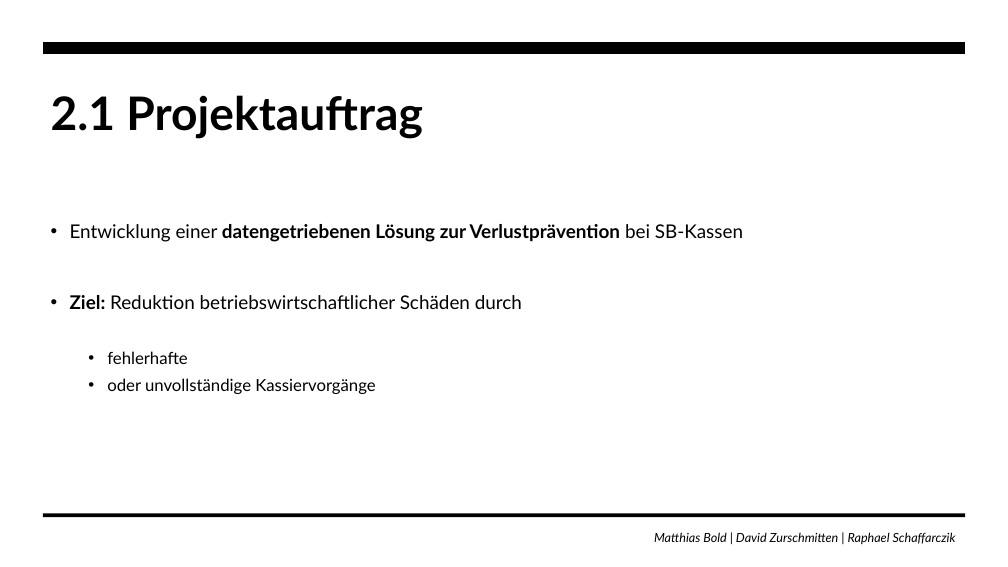
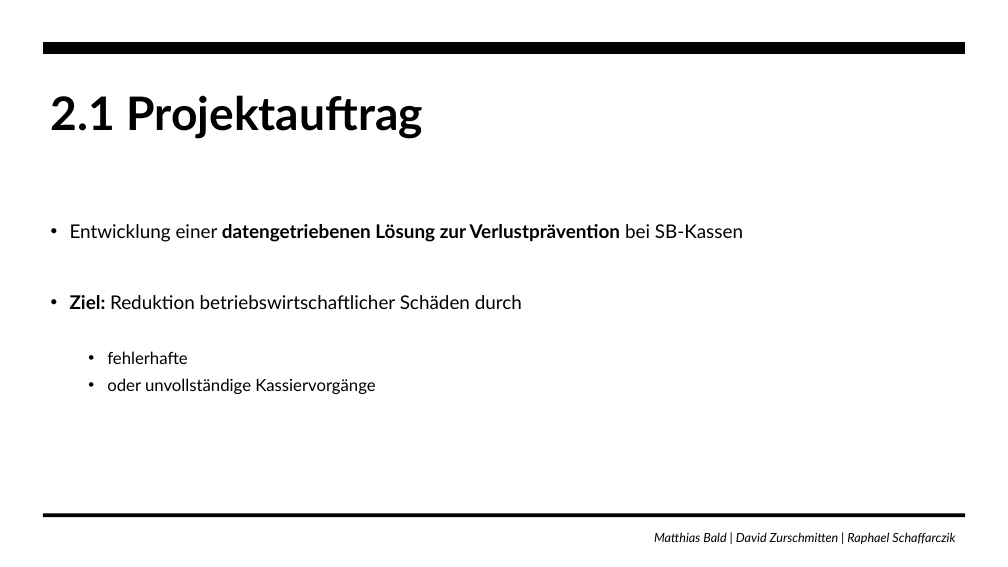
Before and after one commit to zurdavid/projektpraktikum-datascience, a slide deck: slide 12 of Präsentation_Bald.pptx. Drawn at 1008x567 pixels with LibreOffice and Linux fonts; fonts in the diff are those of the drawing; background and template pictures are left out. Boxes give left, top, right and bottom in pixels: in the first picture for what was removed or moved away, otherwise in the second. Text is boxed around its words. In the diff, an @@ line names an element or a change of style, - is before the commit and + after.

Commit message:
Update Schreibweise Bald / Bold

```diff
--- a/Präsentation_Bald.pptx
+++ b/Präsentation_Bald.pptx
@@ text at box(654, 532, 955, 544): text changed @@
-Matthias Bold | David Zurschmitten | Raphael Schaffarczik
+Matthias Bald | David Zurschmitten | Raphael Schaffarczik
```
Also in this commit, not shown: 25 other slides changed.
